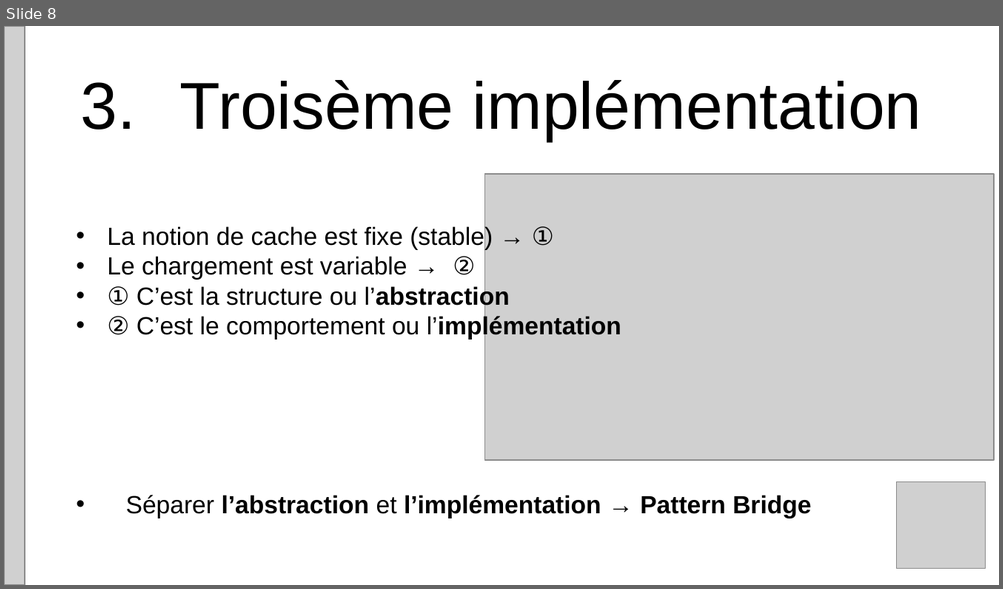
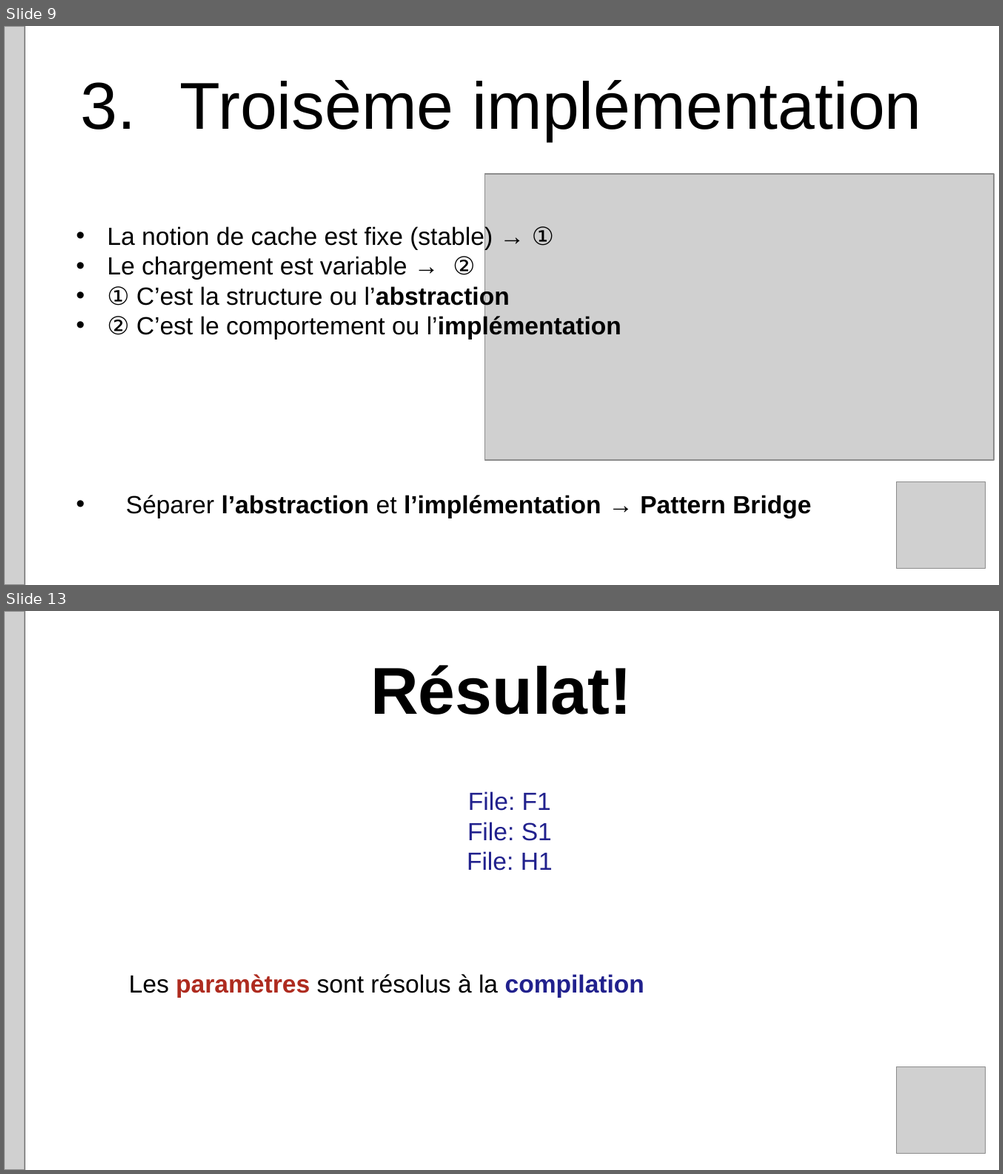
Before and after one commit to omebarki/meetuppatterns, a slide deck: doc/PatternsWesquad.pptx. Shown one above the other, each under a label of ours: slide 8 before the commit, slides 9 and 13 after it; the slides between them are not shown. The pictures are 1003x589 and 1003x1174 pixels, drawn with LibreOffice and Linux fonts; fonts in the diff are those of the drawing; grey boxes stand for pictures. Boxes give left, top, right and bottom in pixels: in the first picture for what was removed or moved away, otherwise in the second. Text is boxed around its words. In the diff, an @@ line names an element or a change of style, - is before the commit and + after.

```diff
--- a/doc/PatternsWesquad.pptx
+++ b/doc/PatternsWesquad.pptx
@@ slide 13 added at box(4, 611, 999, 1170), background #FFFFFF @@
@@ picture added at box(4, 611, 25, 1170) @@
@@ text added at box(370, 665, 632, 715), 48 pt, text #000000, bold @@
+Résulat!
@@ text added at box(466, 792, 552, 871), 18 pt, text #21218D @@
+File: F1
+File: S1
+File: H1
@@ text added at box(129, 974, 644, 997), 18 pt, text #000000, bold @@
+Les paramètres sont résolus à la compilation
@@ picture added at box(896, 1068, 984, 1154) @@
@@ what was slide 8 is now slide 9 @@
```
Also in this commit, not shown: 7 other slides added.
